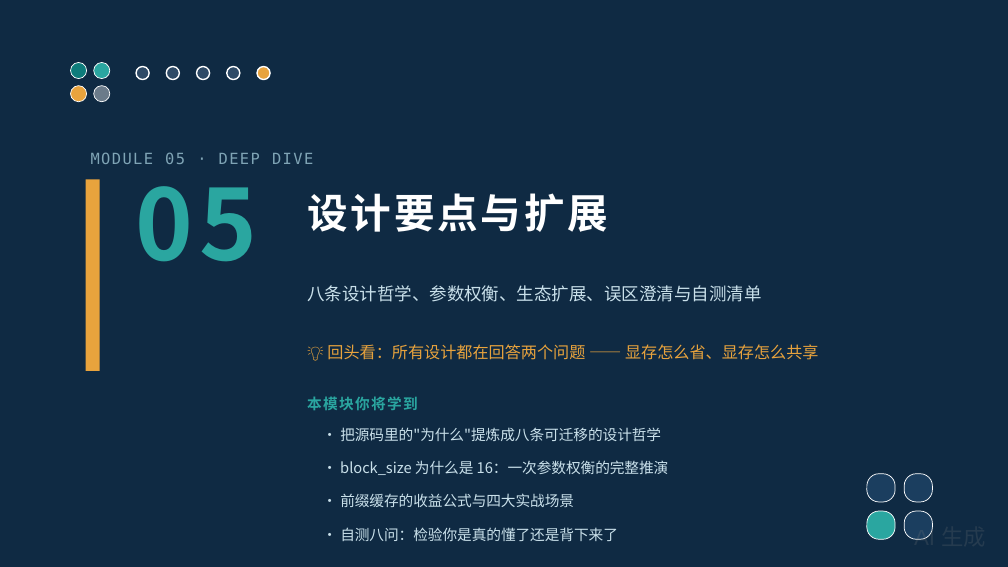
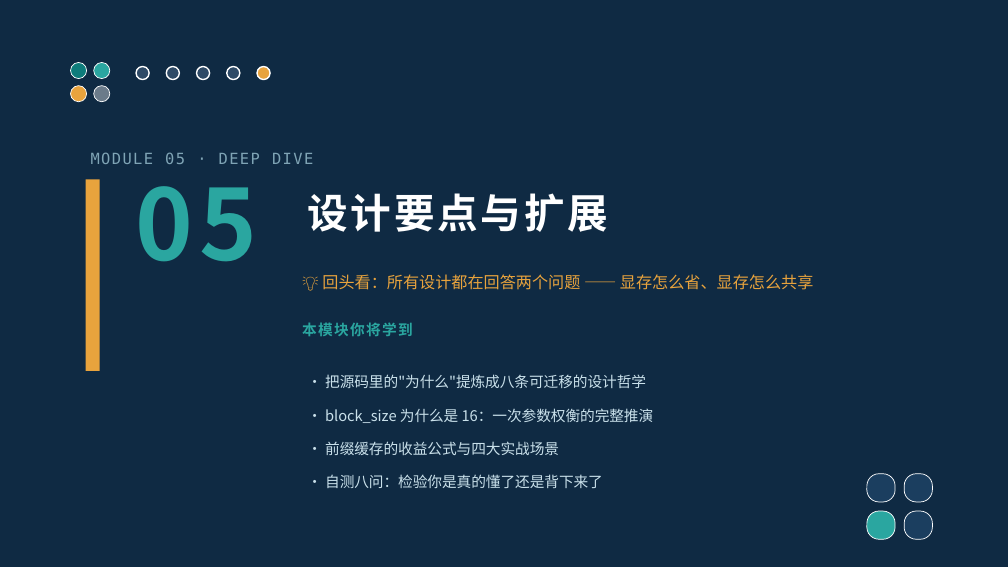
Before and after one commit to GoCHug/vllm, a slide deck: slide 35 of vllm/v1/core/kvcache_ppt/KVCache_管理机制详解_教学版.pptx. Drawn at 1008x567 pixels with LibreOffice and Linux fonts; fonts in the diff are those of the drawing. Boxes give left, top, right and bottom in pixels: in the first picture for what was removed or moved away, otherwise in the second. Text is boxed around its words. In the diff, an @@ line names an element or a change of style, - is before the commit and + after.

```diff
--- a/vllm/v1/core/kvcache_ppt/KVCache_管理机制详解_教学版.pptx
+++ b/vllm/v1/core/kvcache_ppt/KVCache_管理机制详解_教学版.pptx
@@ text "💡 回头看：所有设计都在回答两个问题 —— 显存怎么省、显存怎么共享": place and size @@
-text "💡 回头看：所有设计都在回答两个问题 —— 显存怎么省、显存怎么共享" at (327,344,819,360)
+text "💡 回头看：所有设计都在回答两个问题 —— 显存怎么省、显存怎么共享" at (322,274,814,290)
@@ text removed at (307,285,761,302) @@
-八条设计哲学、参数权衡、生态扩展、误区澄清与自测清单
@@ text "本模块你将学到": place and size @@
-text "本模块你将学到" at (307,396,417,410)
+text "本模块你将学到" at (302,322,412,336)
@@ text "· 把源码里的"为什么"提炼成八条可迁移的设计哲学": place and size @@
-text "· 把源码里的"为什么"提炼成八条可迁移的设计哲学" at (340,427,661,441)
+text "· 把源码里的"为什么"提炼成八条可迁移的设计哲学" at (325,374,646,388)
@@ text "· block_size 为什么是 16：一次参数权衡的完整推演": place and size @@
-text "· block_size 为什么是 16：一次参数权衡的完整推演" at (340,460,669,475)
+text "· block_size 为什么是 16：一次参数权衡的完整推演" at (325,408,654,423)
@@ text "· 前缀缓存的收益公式与四大实战场景": place and size @@
-text "· 前缀缓存的收益公式与四大实战场景" at (340,493,574,507)
+text "· 前缀缓存的收益公式与四大实战场景" at (325,441,559,455)
@@ text "· 自测八问：检验你是真的懂了还是背下来了": place and size @@
-text "· 自测八问：检验你是真的懂了还是背下来了" at (340,527,618,541)
+text "· 自测八问：检验你是真的懂了还是背下来了" at (325,474,603,488)
@@ text removed at (914,527,935,540) @@
-AI 生成
```
Also in this commit, not shown: 43 other slides changed, 1 other file.
